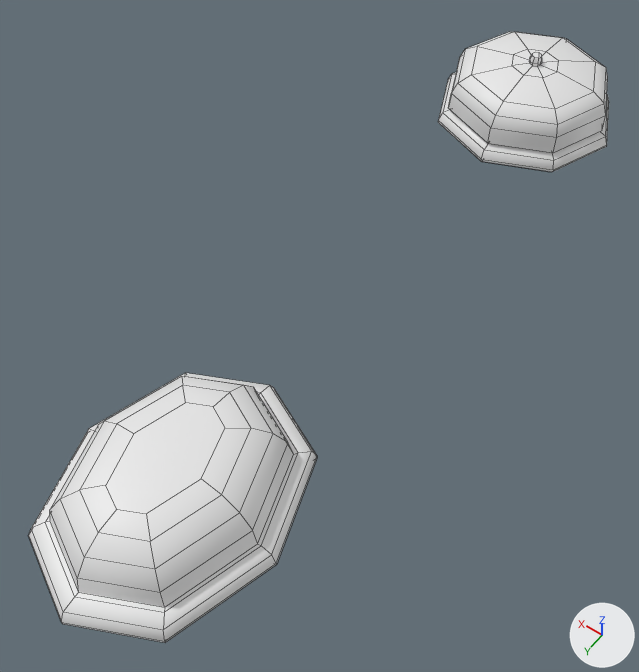
One commit to the FBX model Assets/Art/Enviro_Couloir_Lounge/Kit/FireAlarm.fbx: the scene before it, then after it.
Camera for both pictures: a 50 mm lens placed at (-0.96, 2.68, 2.13), pointed at (0.02, 1.3, -0.03). The lights are fixed; the arrows at lower right show +X, +Y and +Z. The first picture is the older version. Mesh edges are drawn as thin lines.

In view in the first picture: 'fire alarm'.
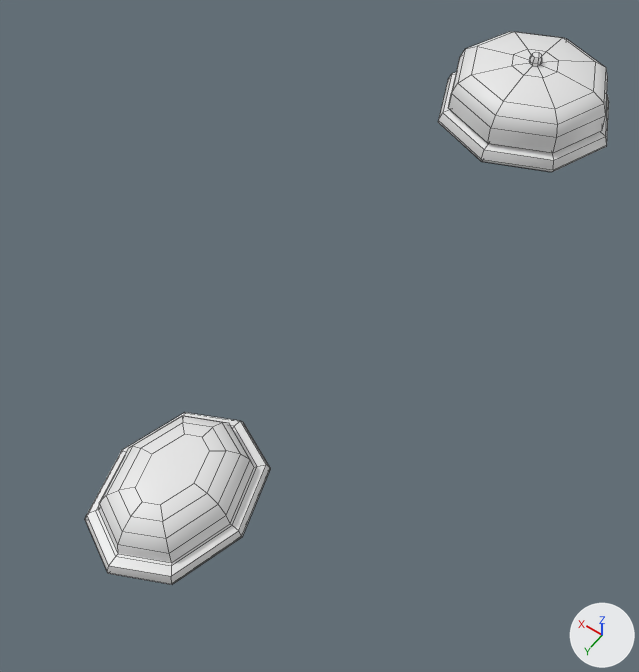
The newer file is also rescaled (x0.861), turned or shifted as a whole; pictures and numbers use the older file's frame.

Pixel boxes [x1, y1, x2, y2] of what changed, in the pictures (639 x 672 px; the box of a moved part takes in the faces that stretch with it):
'fire alarm', reshaped (10% narrower, 10% shorter): before [28, 32, 609, 643]; after [85, 32, 609, 584]
part 1 of me_circle_003, moved or reshaped: before [28, 373, 317, 643]; after [85, 413, 270, 584]

What the commit changed:
me_circle_003 is used by ob_fire_alarm; location (0.0, 0.0, 0.0).
me_circle_003 had 200 vertices, 188 faces and spanned x -0.33..0.33, y -0.33..2.41, z 0.0..0.26.
me_circle_003 now has 200 vertices, 188 faces and spans x -0.33..0.33, y -0.33..2.25, z 0.0..0.26.
me_circle_003 part 1: the loose piece of 88 vertices spanning x -0.33..0.33, y 1.56..2.41, z 0.0..0.22 is scaled about its middle by 0.645, then moved by (0.0, -0.01, -0.04).
